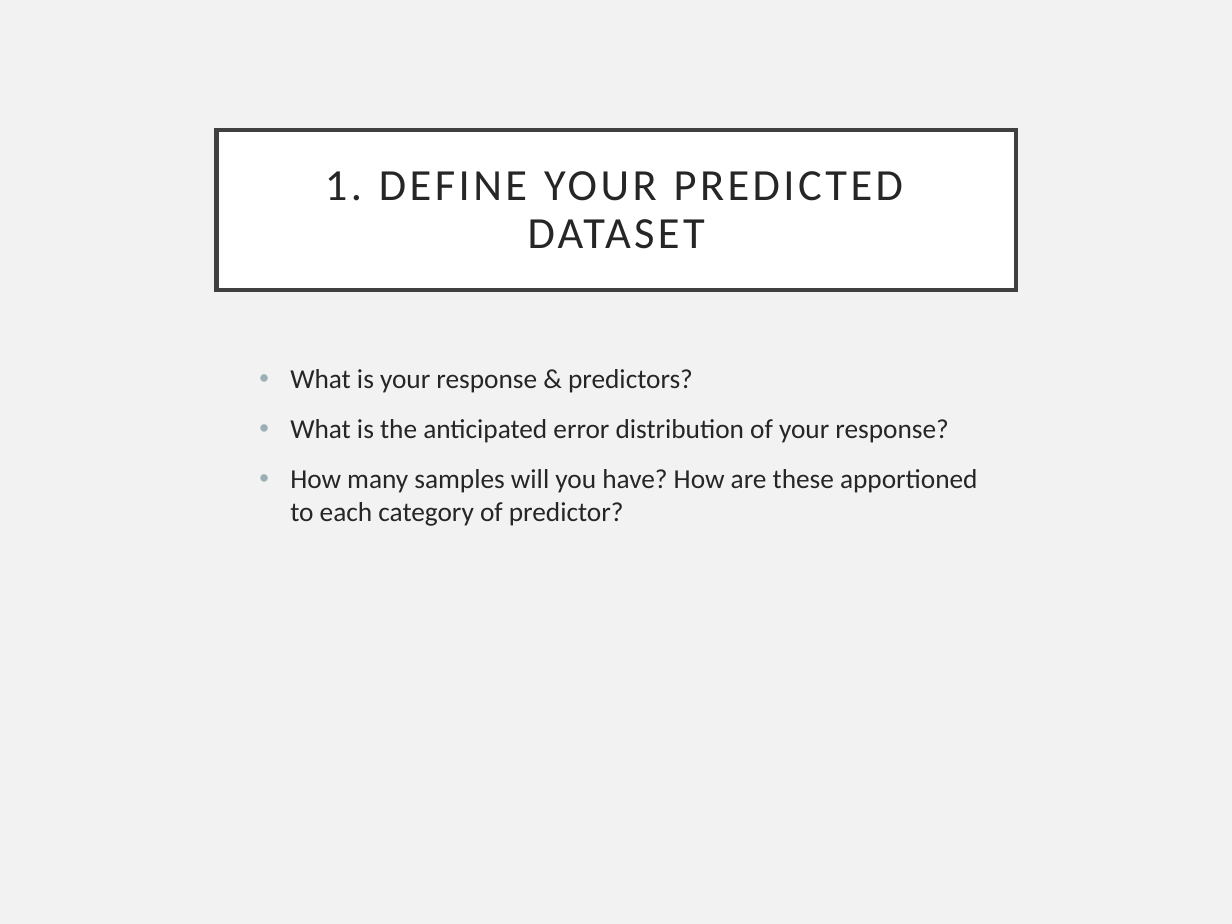
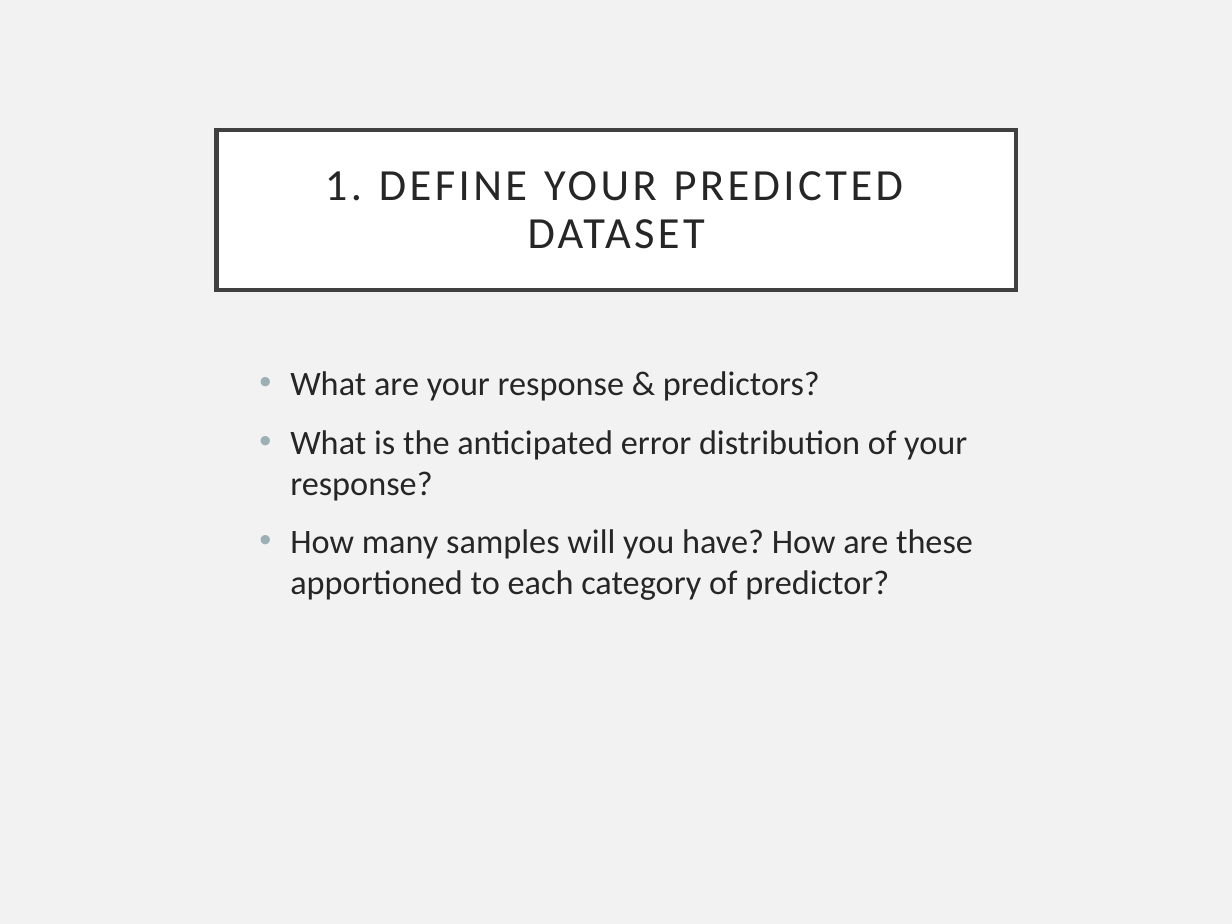
Before and after one commit to EEOB590A-Data-Science-in-R-Fall2021/CourseMaterials, a slide deck: slide 4 of 5. Simulating Data/SimulatingData.pptx. Drawn at 1232x924 pixels with LibreOffice and Linux fonts; fonts in the diff are those of the drawing. Boxes give left, top, right and bottom in pixels: in the first picture for what was removed or moved away, otherwise in the second. Text is boxed around its words. In the diff, an @@ line names an element or a change of style, - is before the commit and + after.

```diff
--- a/5. Simulating Data/SimulatingData.pptx
+++ b/5. Simulating Data/SimulatingData.pptx
@@ text at [290, 371, 820, 401]: text changed; size 16 to 20 pt @@
-  • What is your response & predictors?
+  • What are your response & predictors?
@@ text at [290, 430, 973, 600]: size 16 to 20 pt in "What is the anticipated error distribution of ...", "How many samples will you have? How ..." @@
```
Also in this commit, not shown: 9 other slides changed, 4 slides added, 2 other files.
